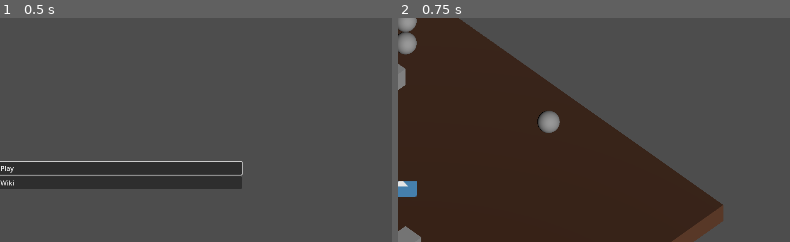
Above: before the commit, frames 1-2 (left to right).
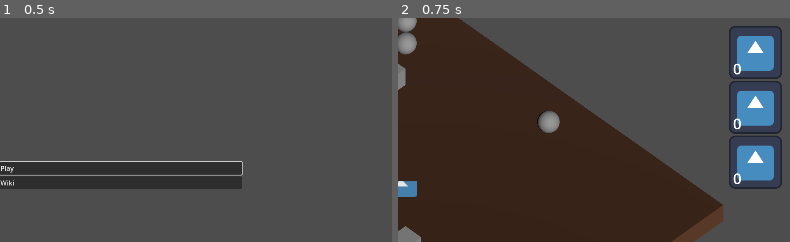
Above: after the commit, the same moments.

Repository: nialsiG/Carthage
Game: Godot game, scene res://Screens/StartScreen.tscn
Two runs of this game, one before a commit and one after it. Both use one fixed random seed, a clock stepped at 60 frames per second and the inputs below. The engine's default icon, where the game draws it, is replaced by a stand-in: a white triangle on a blue panel in a dark square.
Inputs:
- Up to frame 1 (0.5 s): no input
- Up to frame 2 (0.75 s): click "Play" at 0.5 s
The pictures show only the part of the screen within x 50-100%, y 15-65%; the shares and areas given below are measured in that part.

Frame 1 is identical in both runs. In frame 2, 5.8% of the frame differs, in the area x 84-98%, y 3-77%.

Commit message:
UI: food inventory

Diff:
--- /dev/null
+++ b/game_jam_carthage/GameObjects/UI/food_counter.gd
@@ -0,0 +1,6 @@
+class_name FoodCounter extends TextureRect
+
+@onready var count_label = $food_count_label
+
+func UpdateCounter(amount: int):
+	count_label.text = amount
--- /dev/null
+++ b/game_jam_carthage/GameObjects/UI/food_counter.tscn
@@ -0,0 +1,27 @@
+[gd_scene load_steps=4 format=3 uid="uid://bewsspd5ssh21"]
+
+[ext_resource type="Texture2D" uid="uid://v6ub8yf1hg0u" path="res://Assets/Sprites/MockIcon.svg" id="1_mwmu3"]
+[ext_resource type="Script" path="res://GameObjects/UI/food_counter.gd" id="2_5v2cu"]
+
+[sub_resource type="LabelSettings" id="LabelSettings_t0rx3"]
+font_size = 36
+
+[node name="food_counter" type="TextureRect"]
+offset_right = 40.0
+offset_bottom = 40.0
+texture = ExtResource("1_mwmu3")
+stretch_mode = 2
+script = ExtResource("2_5v2cu")
+
+[node name="food_count_label" type="Label" parent="."]
+layout_mode = 1
+anchors_preset = 2
+anchor_top = 1.0
+anchor_bottom = 1.0
+offset_top = -41.0
+offset_right = 42.0
+grow_vertical = 0
+text = "0"
+label_settings = SubResource("LabelSettings_t0rx3")
+horizontal_alignment = 1
+vertical_alignment = 1
--- a/game_jam_carthage/GameObjects/UI/game_ui.gd
+++ b/game_jam_carthage/GameObjects/UI/game_ui.gd
@@ -5,6 +5,10 @@
 @onready var monkey_faces: MonkeyFaces = $MarginContainer/MonkeyFaces
 @onready var monkey = preload("res://GameObjects/Animals/Monkey.tscn")
 @onready var turn_counter = $MarginContainer/TurnCounter
+
+@onready var leaf_counter = %leaf_food_counter
+@onready var fruit_counter = %fruit_food_counter
+@onready var herb_counter = %herb_food_counter
 
 @export var monkeys: Array[Monkey]
 
@@ -27,3 +31,12 @@
 
 func UpdatePeriod(period: _enums.PeriodType):
 	turn_counter.ChangePeriod(period)
+
+func UpdateFood(type: _enums.PickableType, amount: int):
+	match type:
+		_enums.PickableType.LEAF:
+			leaf_counter.UpdateCounter(amount)
+		_enums.PickableType.FRUIT:
+			fruit_counter.UpdateCounter(amount)
+		_enums.PickableType.GRAIN:
+			herb_counter.UpdateCounter(amount)
--- a/game_jam_carthage/GameObjects/UI/game_ui.tscn
+++ b/game_jam_carthage/GameObjects/UI/game_ui.tscn
@@ -1,9 +1,10 @@
-[gd_scene load_steps=6 format=3 uid="uid://c8xjk17esatqc"]
+[gd_scene load_steps=7 format=3 uid="uid://c8xjk17esatqc"]
 
 [ext_resource type="Script" path="res://GameObjects/UI/game_ui.gd" id="1_8qwx7"]
 [ext_resource type="PackedScene" uid="uid://ks6p1qndob1b" path="res://GameObjects/UI/monkey_faces.tscn" id="1_dlkwb"]
 [ext_resource type="Script" path="res://GameObjects/UI/turn_counter.gd" id="3_273d1"]
 [ext_resource type="Texture2D" uid="uid://cu46guvockl5b" path="res://Assets/Sprites/ui/tortonian.png" id="4_qylrf"]
+[ext_resource type="PackedScene" uid="uid://bewsspd5ssh21" path="res://GameObjects/UI/food_counter.tscn" id="5_boy8g"]
 
 [sub_resource type="LabelSettings" id="LabelSettings_w22mh"]
 font_color = Color(0, 0, 0, 1)
@@ -57,7 +58,7 @@
 [node name="CurrentTurnLabel" type="Label" parent="MarginContainer/TurnCounter/TextureRect/VBoxContainer"]
 unique_name_in_owner = true
 layout_mode = 2
-text = "Tour 1"
+text = "Tour X"
 label_settings = SubResource("LabelSettings_w22mh")
 horizontal_alignment = 1
 vertical_alignment = 1
@@ -65,7 +66,35 @@
 [node name="PeriodNameLabel" type="Label" parent="MarginContainer/TurnCounter/TextureRect/VBoxContainer"]
 unique_name_in_owner = true
 layout_mode = 2
-text = "Tortonien"
+text = "Nom de Période"
 label_settings = SubResource("LabelSettings_w22mh")
 horizontal_alignment = 1
 vertical_alignment = 1
+
+[node name="FoodInventory" type="Control" parent="MarginContainer"]
+layout_mode = 2
+
+[node name="VBoxContainer" type="VBoxContainer" parent="MarginContainer/FoodInventory"]
+layout_mode = 1
+anchors_preset = 15
+anchor_right = 1.0
+anchor_bottom = 1.0
+offset_left = 1717.0
+offset_top = 160.0
+offset_right = -35.0
+offset_bottom = -488.0
+grow_horizontal = 2
+grow_vertical = 2
+alignment = 1
+
+[node name="leaf_food_counter" parent="MarginContainer/FoodInventory/VBoxContainer" instance=ExtResource("5_boy8g")]
+unique_name_in_owner = true
+layout_mode = 2
+
+[node name="fruit_food_counter" parent="MarginContainer/FoodInventory/VBoxContainer" instance=ExtResource("5_boy8g")]
+unique_name_in_owner = true
+layout_mode = 2
+
+[node name="herb_food_counter" parent="MarginContainer/FoodInventory/VBoxContainer" instance=ExtResource("5_boy8g")]
+unique_name_in_owner = true
+layout_mode = 2
